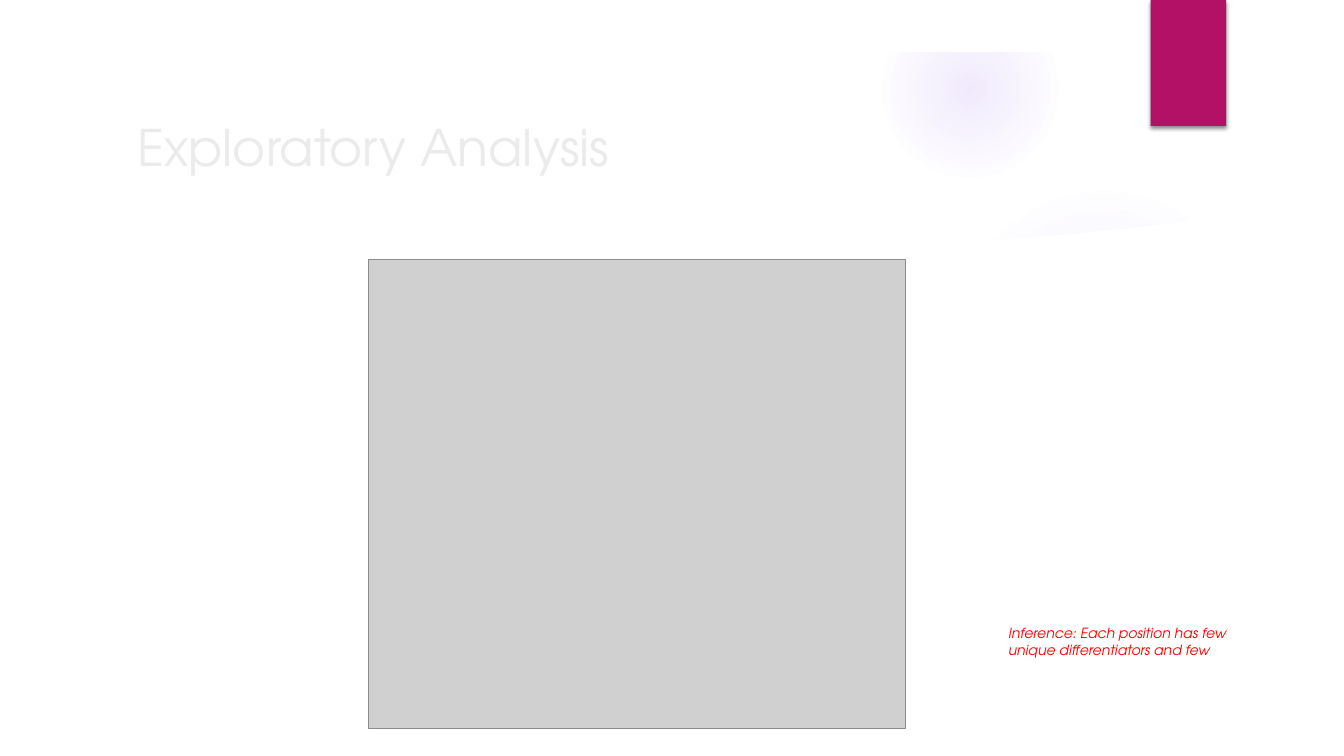
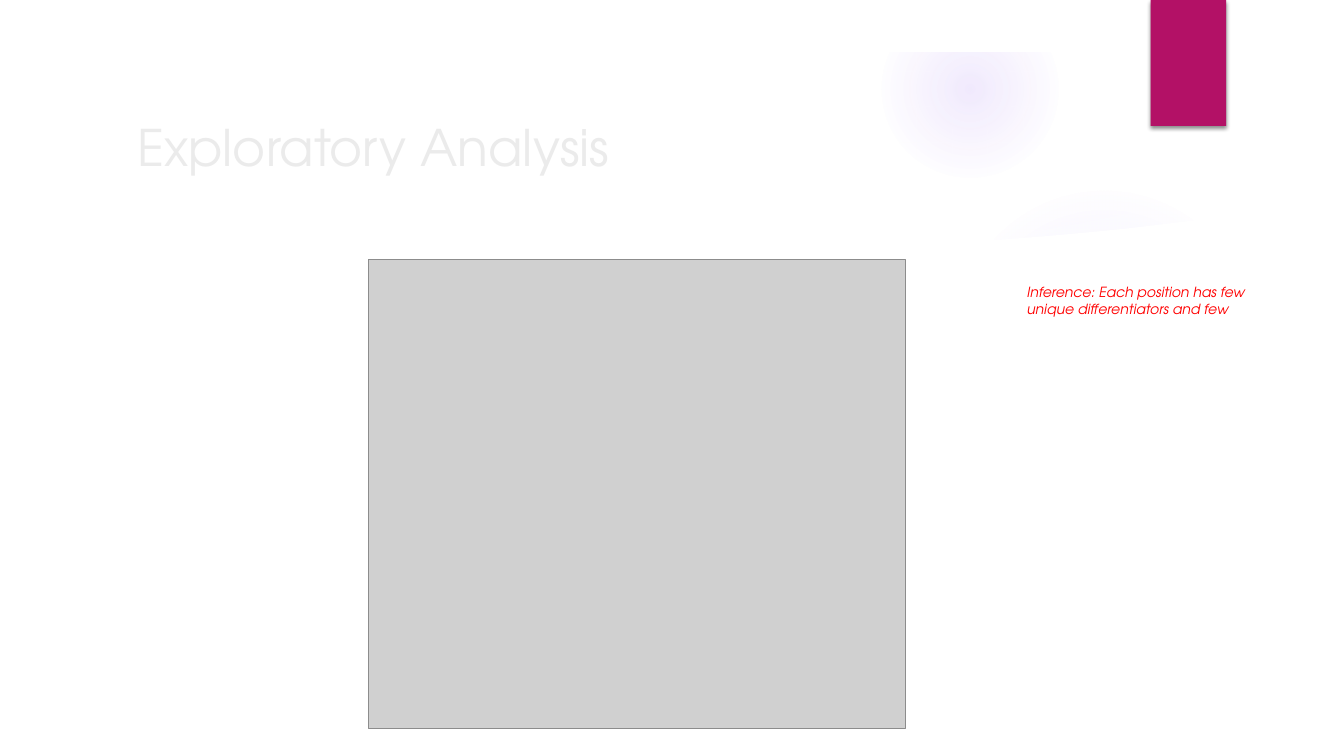
Before and after one commit to sharax/ECE_143_Group_11, a slide deck: slide 11 of ECE_143.pptx (slide 12 before the commit). Drawn at 1344x756 pixels with LibreOffice and Linux fonts; fonts in the diff are those of the drawing; grey boxes stand for pictures; background and template pictures are left out. Boxes give left, top, right and bottom in pixels: in the first picture for what was removed or moved away, otherwise in the second. Text is boxed around its words. In the diff, an @@ line names an element or a change of style, - is before the commit and + after.

```diff
--- a/ECE_143.pptx
+++ b/ECE_143.pptx
@@ text "Inference: Each position has few": place and size @@
-text "Inference: Each position has few" at (1008, 627, 1226, 658)
+text "Inference: Each position has few" at (1027, 286, 1244, 317)
```
Also in this commit, not shown: 12 other slides changed, 5 slides added, 4 slides removed.
